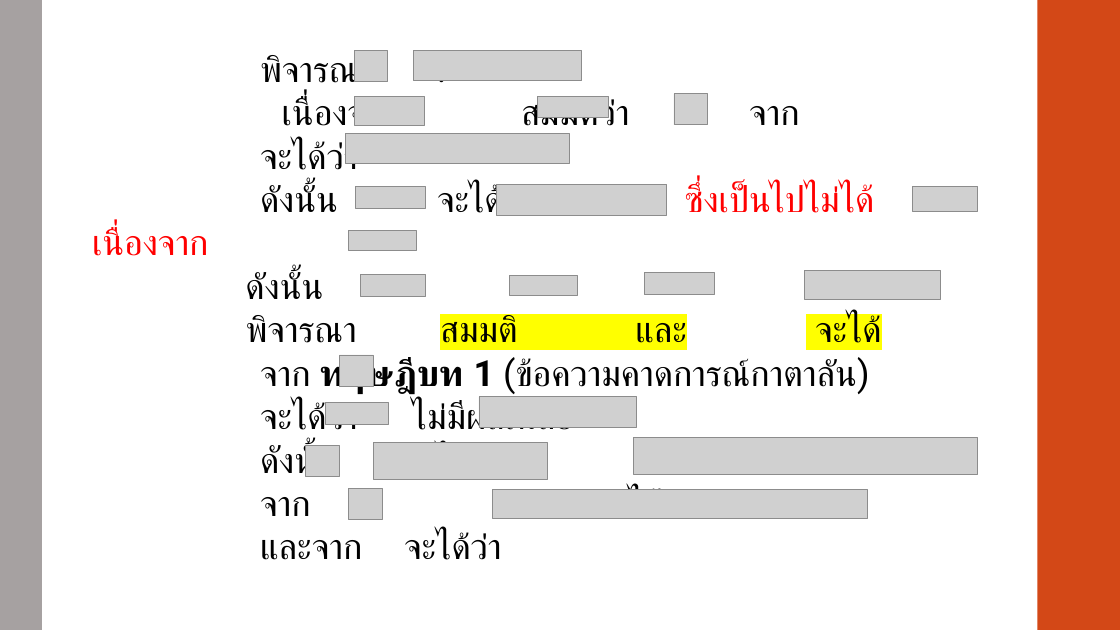
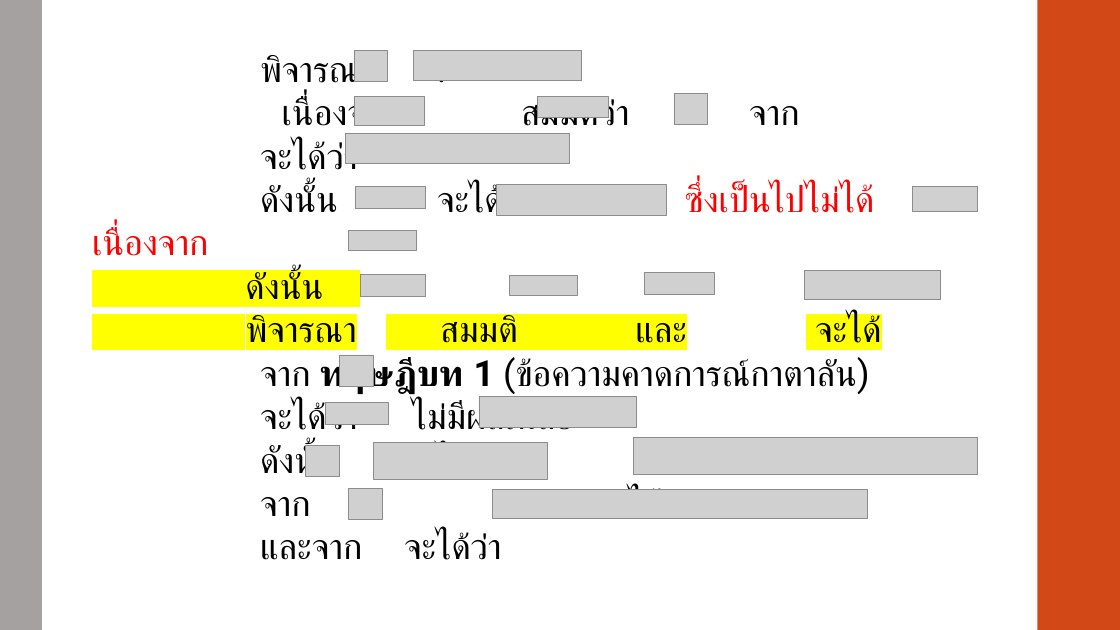
Before and after one commit to Chonthicha006/Seminar, a slide deck: slide 8 of Presentation1.pptx. Drawn at 1120x630 pixels with LibreOffice and Linux fonts; fonts in the diff are those of the drawing; grey boxes stand for pictures. Boxes give left, top, right and bottom in pixels: in the first picture for what was removed or moved away, otherwise in the second. Text is boxed around its words. In the diff, an @@ line names an element or a change of style, - is before the commit and + after.

```diff
--- a/Presentation1.pptx
+++ b/Presentation1.pptx
@@ text at [245,272,882,352]: highlight none to #FFFF00 in "ดังนั้น", "พิจารณา" @@
```
Also in this commit, not shown: 1 other slide changed, 3 slides added, 1 slide removed.
